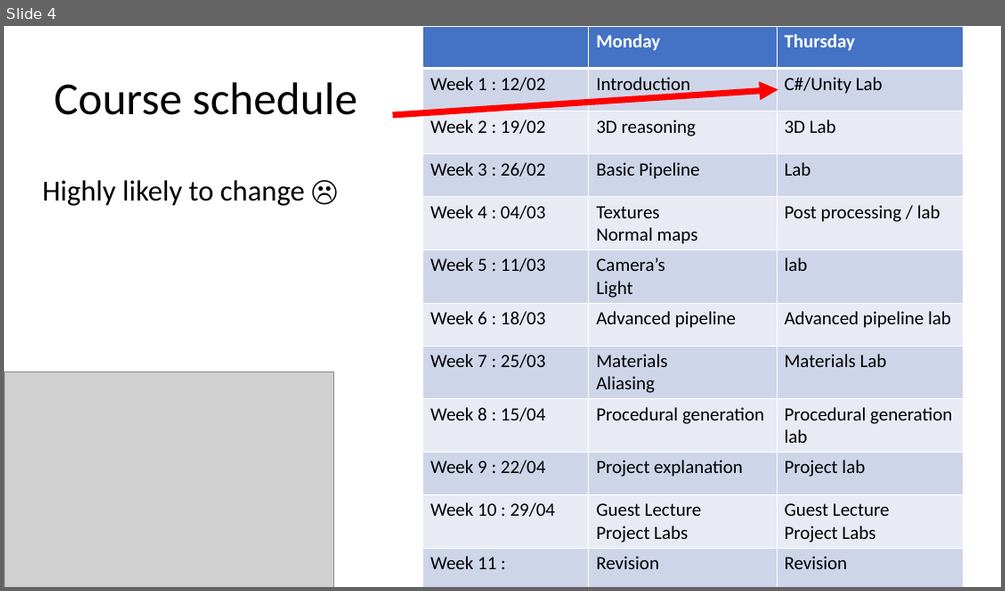
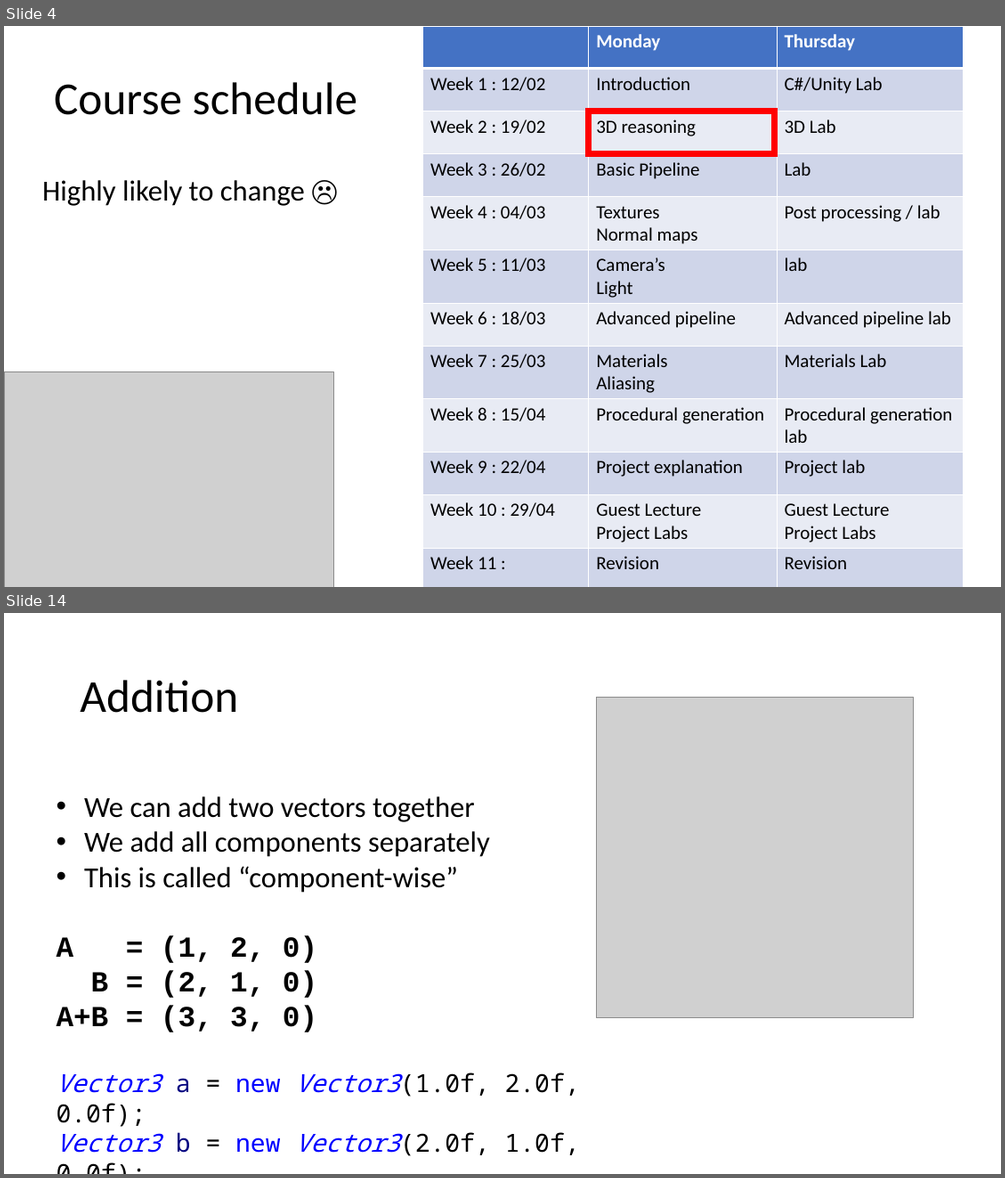
Before and after one commit to harveypekar/3dgraphics, a slide deck: course/3d_slides_w2a.pptx. Shown one above the other, each under a label of ours: slide 4 before the commit, slides 4 and 14 after it; the slides between them are not shown. The pictures are 1005x591 and 1005x1178 pixels, drawn with LibreOffice and Linux fonts; fonts in the diff are those of the drawing; grey boxes stand for pictures. Boxes give left, top, right and bottom in pixels: in the first picture for what was removed or moved away, otherwise in the second. Text is boxed around its words. In the diff, an @@ line names an element or a change of style, - is before the commit and + after.

```diff
--- a/course/3d_slides_w2a.pptx
+++ b/course/3d_slides_w2a.pptx
@@ slide 14 added at [4, 613, 1001, 1174], background #FFFFFF @@
@@ title added at [80, 680, 238, 713], 44 pt, text #000000 @@
+Addition
@@ picture added at [596, 697, 914, 1018] @@
@@ text added at [57, 796, 580, 1156], 28 pt, text #000000 @@
+• We can add two vectors together
+• We add all components separately
+• This is called “component-wise”
+A = (1, 2, 0)
+B = (2, 1, 0)
+A+B = (3, 3, 0)
+Vector3 a = new Vector3(1.0f, 2.0f, 0.0f);
+Vector3 b = new Vector3(2.0f, 1.0f, 0.0f);
+Vector3 c = a + b;
@@ slide 4 changed as well @@
@@ arrow removed from (393, 115) to (778, 89) @@
@@ rectangle added at [589, 111, 775, 154], outline #FF0000 6 pt @@
```
Also in this commit, not shown: 1 other slide changed, 56 other slides added, 31 slides removed.
